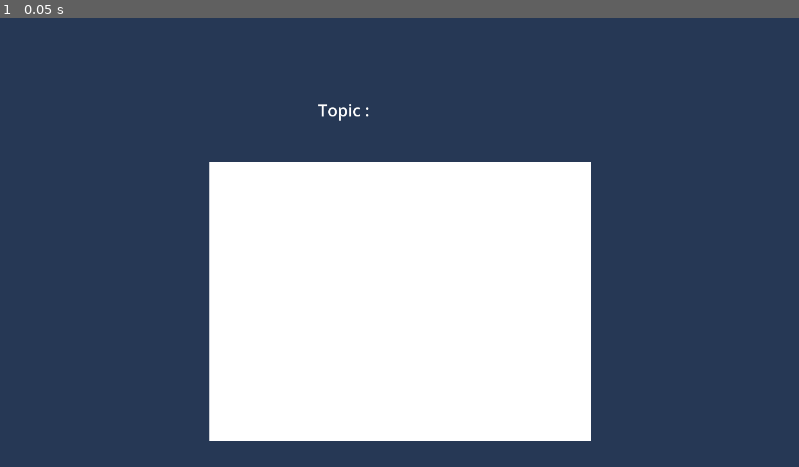
Above: before the commit, frame 1.
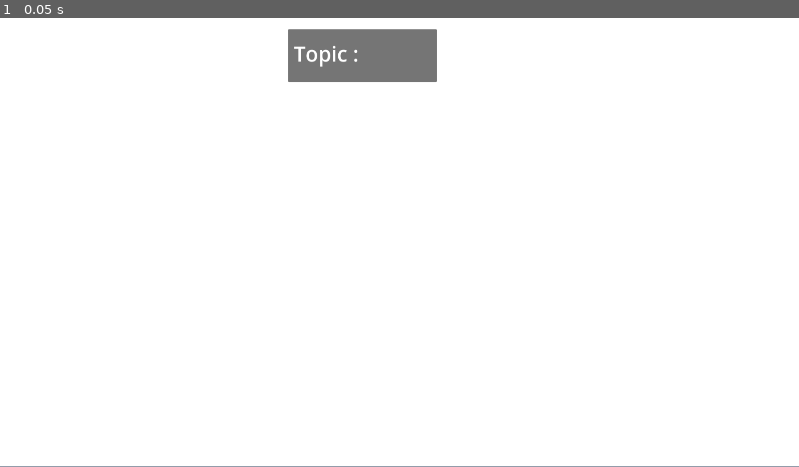
Above: after the commit, the same moment.

Repository: pvmathew/denliner
Game: Godot game, scene res://Scenes/Drawing/first_drawing.tscn
Two runs of this game, one before a commit and one after it. Both use one fixed random seed, a clock stepped at 60 frames per second and the inputs below. This scene is started directly instead of the project's main scene.
Inputs:
- Up to frame 1 (0.05 s): no input

The runs differ from the first frame. In frame 1, 70% of the frame differs, in the area x 0-100%, y 0-100%.

Commit message:
Add ability to draw on the drawing canvas

Diff:
--- a/Scenes/Drawing/first_drawing.gd
+++ b/Scenes/Drawing/first_drawing.gd
@@ -1,4 +1,4 @@
 extends Node2D
 
 func _ready():
-	$Topic.text += GameData.topic
+	$TopicPanel/Topic.text += GameData.topic
--- a/Scenes/Drawing/first_drawing.tscn
+++ b/Scenes/Drawing/first_drawing.tscn
@@ -3,22 +3,32 @@
 [ext_resource type="Script" path="res://Scenes/Drawing/first_drawing.gd" id="1_kl1rj"]
 [ext_resource type="PackedScene" uid="uid://6ncj3v47j56d" path="res://UI/drawing_canvas.tscn" id="2_ni5ja"]
 
-[sub_resource type="Theme" id="Theme_fcsvn"]
-default_font_size = 40
+[sub_resource type="Theme" id="Theme_pg172"]
+default_font_size = 50
 
 [node name="FirstDrawing" type="Node2D"]
 script = ExtResource("1_kl1rj")
 
+[node name="TopicPanel" type="Panel" parent="."]
+offset_left = 692.0
+offset_top = 27.0
+offset_right = 1050.0
+offset_bottom = 154.0
+
+[node name="Topic" type="Label" parent="TopicPanel"]
+offset_left = 14.0
+offset_top = 24.0
+offset_right = 170.0
+offset_bottom = 93.0
+theme = SubResource("Theme_pg172")
+text = "Topic :"
+
 [node name="DrawingCanvas" parent="." instance=ExtResource("2_ni5ja")]
-offset_left = 503.0
-offset_top = 346.0
-offset_right = 503.0
-offset_bottom = 346.0
-
-[node name="Topic" type="Label" parent="."]
-offset_left = 764.0
-offset_top = 194.0
-offset_right = 888.0
-offset_bottom = 249.0
-theme = SubResource("Theme_fcsvn")
-text = "Topic :"
+custom_minimum_size = Vector2(500, 500)
+anchors_preset = 0
+anchor_right = 0.0
+anchor_bottom = 0.0
+offset_right = 1920.0
+offset_bottom = 1079.0
+grow_horizontal = 1
+grow_vertical = 1
--- /dev/null
+++ b/UI/drawing_canvas.gd
@@ -0,0 +1,45 @@
+extends Control
+
+
+var point1 : Vector2 = Vector2(0, 0)
+var width : int = 10
+var color : Color = Color.GREEN
+
+var _point2 : Vector2
+
+var lines = []
+
+var current_line = []
+
+func _process(_delta):
+	var mouse_position = get_viewport().get_mouse_position()
+	if Input.is_mouse_button_pressed( 1 ):
+		if current_line.is_empty():
+			current_line.push_back(mouse_position)
+		else:
+			if mouse_position != current_line.back():
+				current_line.push_back(mouse_position)
+	else:
+		if not current_line.is_empty():
+			lines.push_back(current_line)
+			current_line = []
+	queue_redraw()
+
+
+# Called when the node enters the scene tree for the first time.
+func _ready():
+	pass # Replace with function body.
+
+func my_draw_polyline(line: Array):
+	if line.is_empty():
+		pass
+	if len(line) > 1:
+		draw_polyline(line, color, width)
+	else:
+		draw_circle(line.back(), width, color)
+
+func _draw():
+	for line in lines:
+		my_draw_polyline(line)
+	if not current_line.is_empty():
+		my_draw_polyline(current_line)
--- a/UI/drawing_canvas.tscn
+++ b/UI/drawing_canvas.tscn
@@ -1,11 +1,21 @@
-[gd_scene format=3 uid="uid://6ncj3v47j56d"]
+[gd_scene load_steps=2 format=3 uid="uid://6ncj3v47j56d"]
+
+[ext_resource type="Script" path="res://UI/drawing_canvas.gd" id="1_mu8vq"]
 
 [node name="DrawingCanvas" type="Control"]
 layout_mode = 3
-anchors_preset = 0
-size_flags_horizontal = 0
+anchors_preset = 15
+anchor_right = 1.0
+anchor_bottom = 1.0
+grow_horizontal = 2
+grow_vertical = 2
+script = ExtResource("1_mu8vq")
 
 [node name="ColorRect" type="ColorRect" parent="."]
-layout_mode = 0
-offset_right = 917.0
-offset_bottom = 671.0
+z_index = -100
+layout_mode = 1
+anchors_preset = 15
+anchor_right = 1.0
+anchor_bottom = 1.0
+grow_horizontal = 2
+grow_vertical = 2
